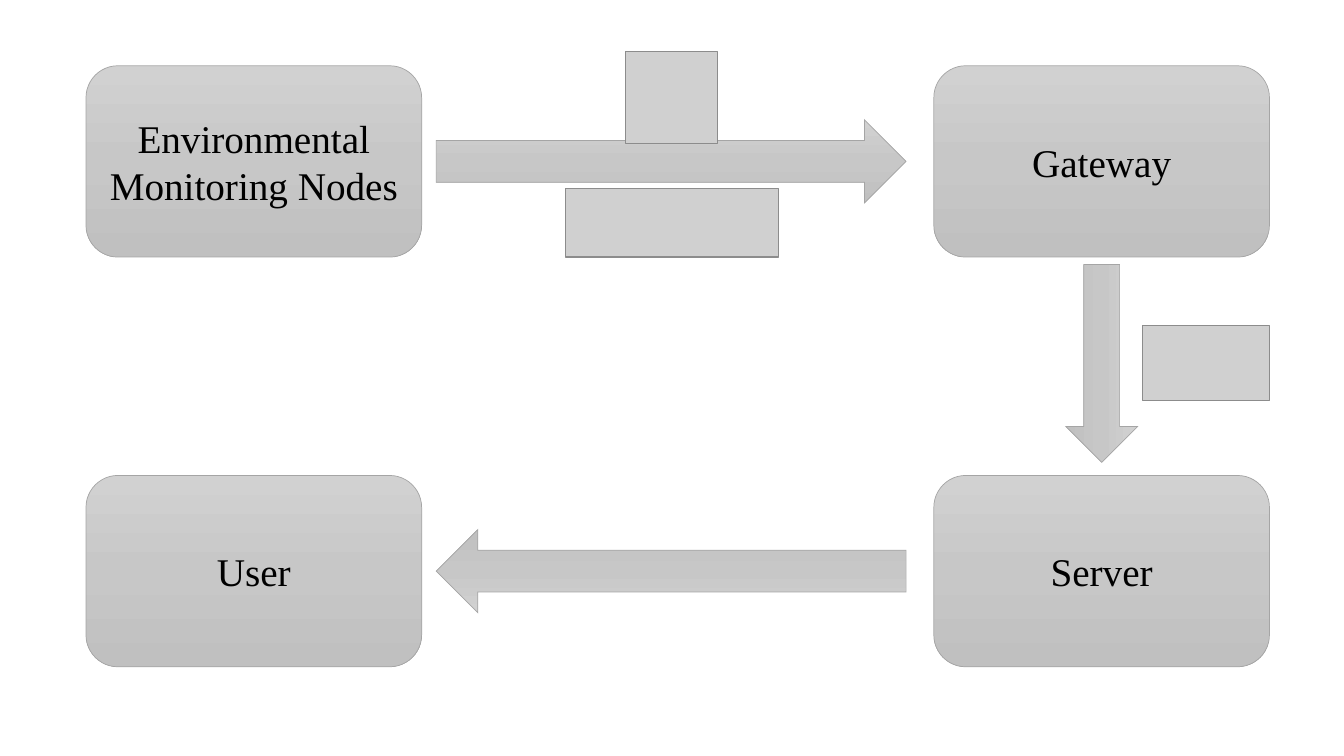
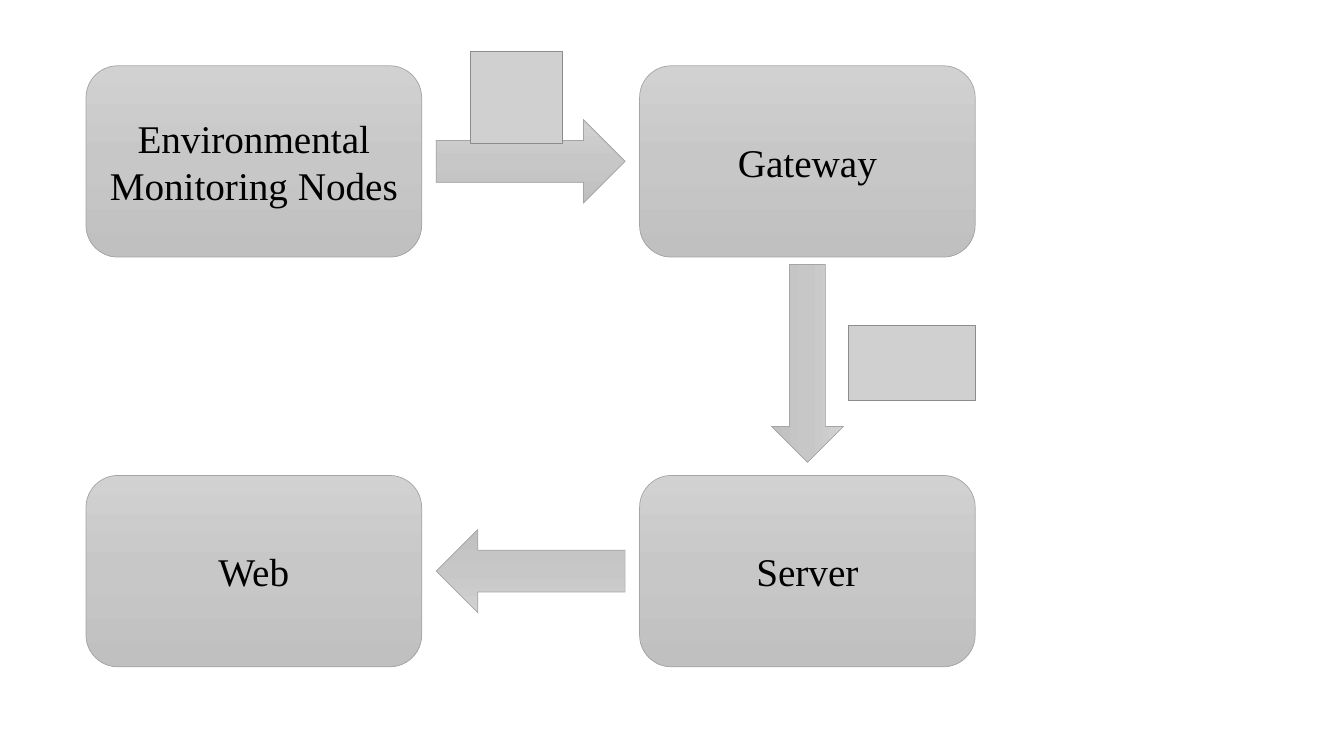
Before and after one commit to nguyenmanhthao996tn/LocalWeatherForecastingSystem, a slide deck: slide 1 of Documents/BaoCao/SystemDesign.pptx. Drawn at 1344x756 pixels with LibreOffice and Linux fonts; fonts in the diff are those of the drawing; grey boxes stand for pictures. Boxes give left, top, right and bottom in pixels: in the first picture for what was removed or moved away, otherwise in the second. Text is boxed around its words. In the diff, an @@ line names an element or a change of style, - is before the commit and + after.

Commit message:
Add: presentation file for BaoVeDeCuong

```diff
--- a/Documents/BaoCao/SystemDesign.pptx
+++ b/Documents/BaoCao/SystemDesign.pptx
@@ picture: place and size @@
-picture at [625,51,717,143]
+picture at [471,51,563,143]
@@ right arrow: place and size @@
-right arrow at [437,120,906,204]
+right arrow at [437,120,625,204]
@@ picture removed at [566,189,778,257] @@
@@ 2 rounded rectangles, 1 picture, 1 right arrow: place and size @@
-2 rounded rectangles, 1 picture, 1 right arrow at [934,66,1270,667]
+2 rounded rectangles, 1 picture, 1 right arrow at [640,66,976,667]
@@ right arrow: place and size @@
-right arrow at [437,529,906,613]
+right arrow at [437,529,625,613]
@@ text in rounded rectangle at [218,558,289,587]: text changed @@
-User
+Web
```
Also in this commit, not shown: 3 other files.
